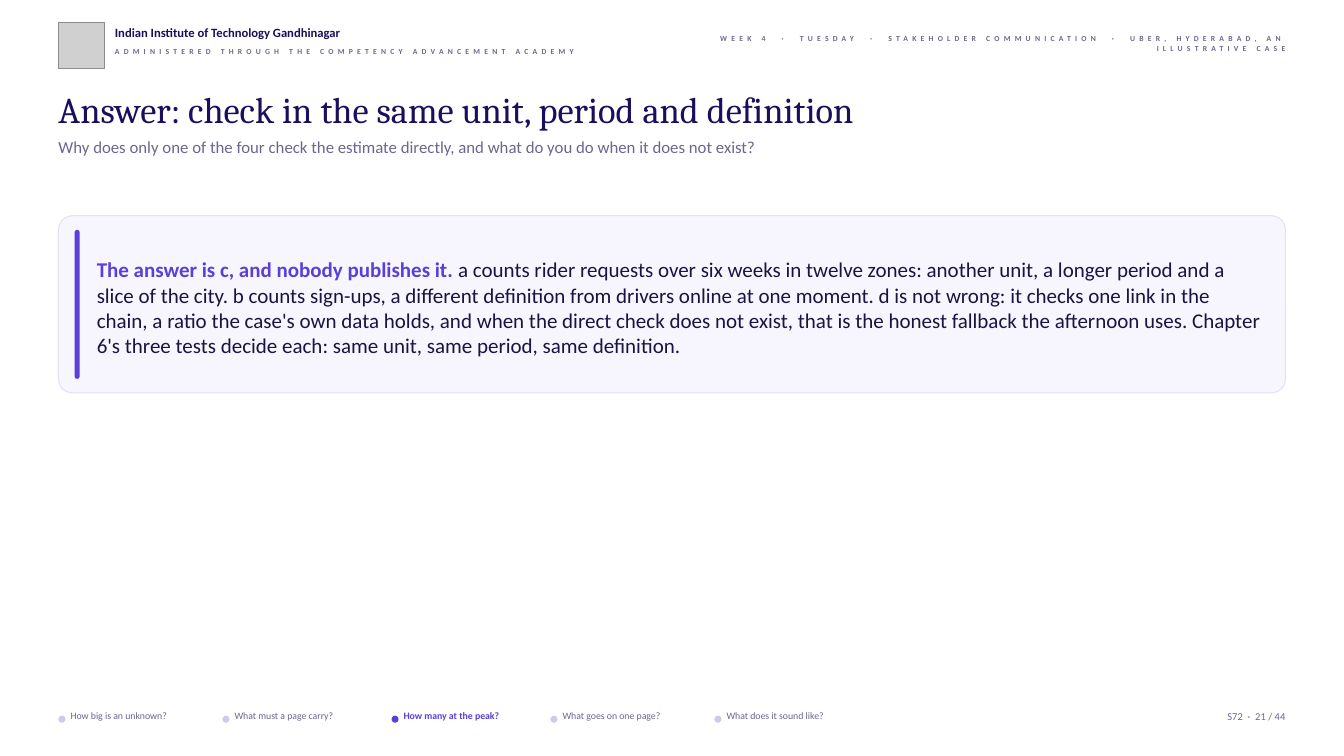
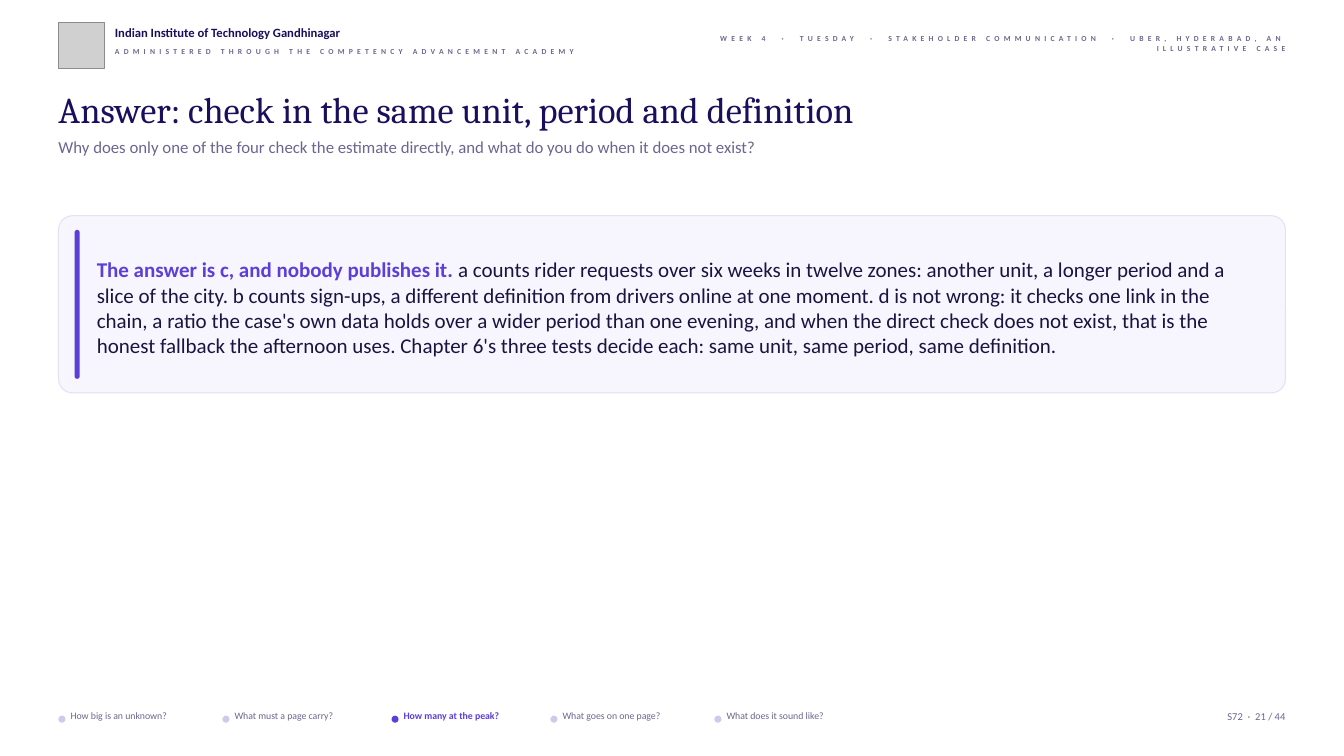
Before and after one commit to fde-academy-lab/c2-content-factory, a slide deck: slide 21 of content/W04/D2/slides/C2_W04_D02_half2_STUDENT.pptx. Drawn at 1344x756 pixels with LibreOffice and Linux fonts; fonts in the diff are those of the drawing; grey boxes stand for pictures; background and template pictures are left out. Boxes give left, top, right and bottom in pixels: in the first picture for what was removed or moved away, otherwise in the second. Text is boxed around its words. In the diff, an @@ line names an element or a change of style, - is before the commit and + after.

```diff
--- a/content/W04/D2/slides/C2_W04_D02_half2_STUDENT.pptx
+++ b/content/W04/D2/slides/C2_W04_D02_half2_STUDENT.pptx
@@ text at (97,262,1224,357): text changed @@
-The answer is c, and nobody publishes it. a counts rider requests over six weeks in twelve zones: another unit, a longer period and a slice of the city. b counts sign-ups, a different definition from drivers online at one moment. d is not wrong: it checks one link in the chain, a ratio the case's own data holds, and when the direct check does not exist, that is the honest fallback the afternoon uses. Chapter 6's three tests decide each: same unit, same period, same definition.
+The answer is c, and nobody publishes it. a counts rider requests over six weeks in twelve zones: another unit, a longer period and a slice of the city. b counts sign-ups, a different definition from drivers online at one moment. d is not wrong: it checks one link in the chain, a ratio the case's own data holds over a wider period than one evening, and when the direct check does not exist, that is the honest fallback the afternoon uses. Chapter 6's three tests decide each: same unit, same period, same definition.
```
Also in this commit, not shown: 12 other slides changed, 3 other files.
